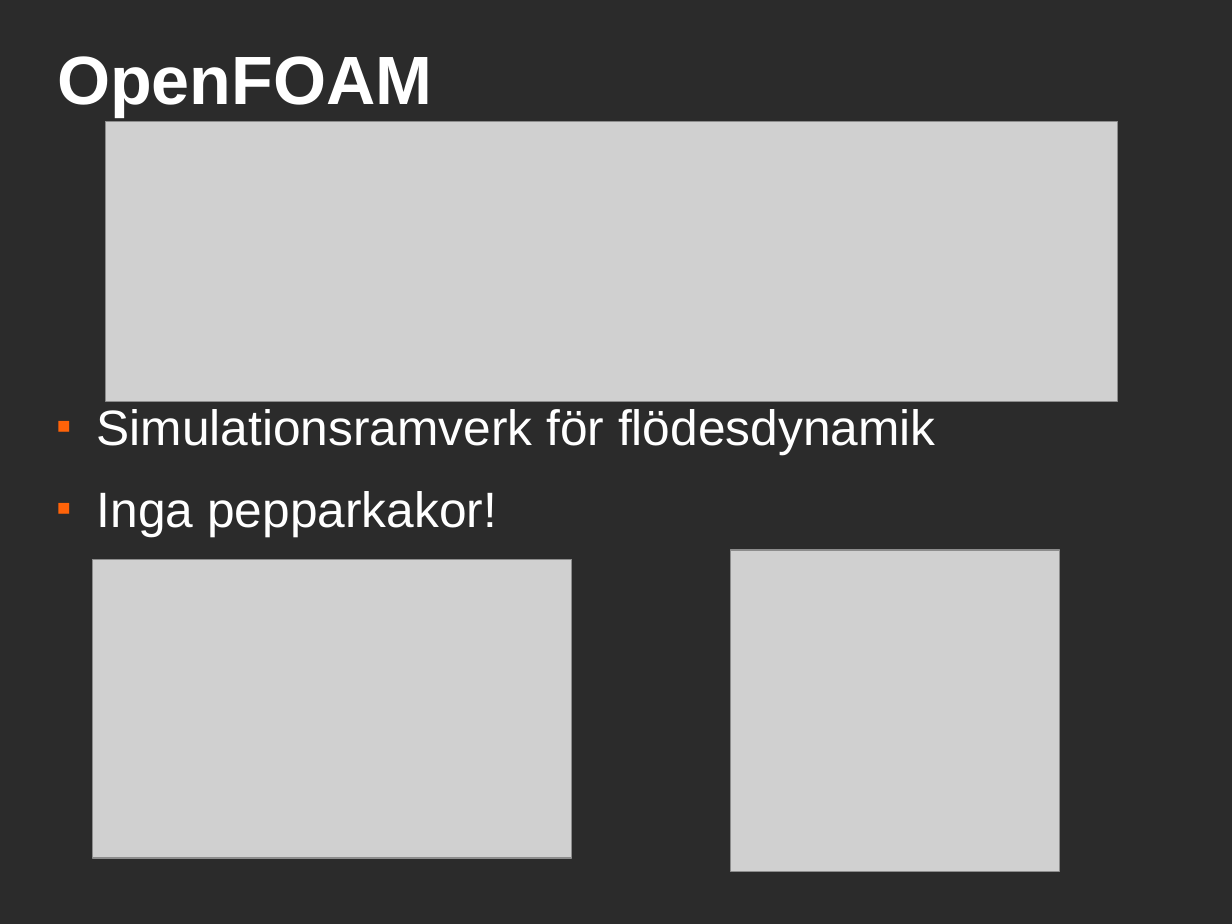
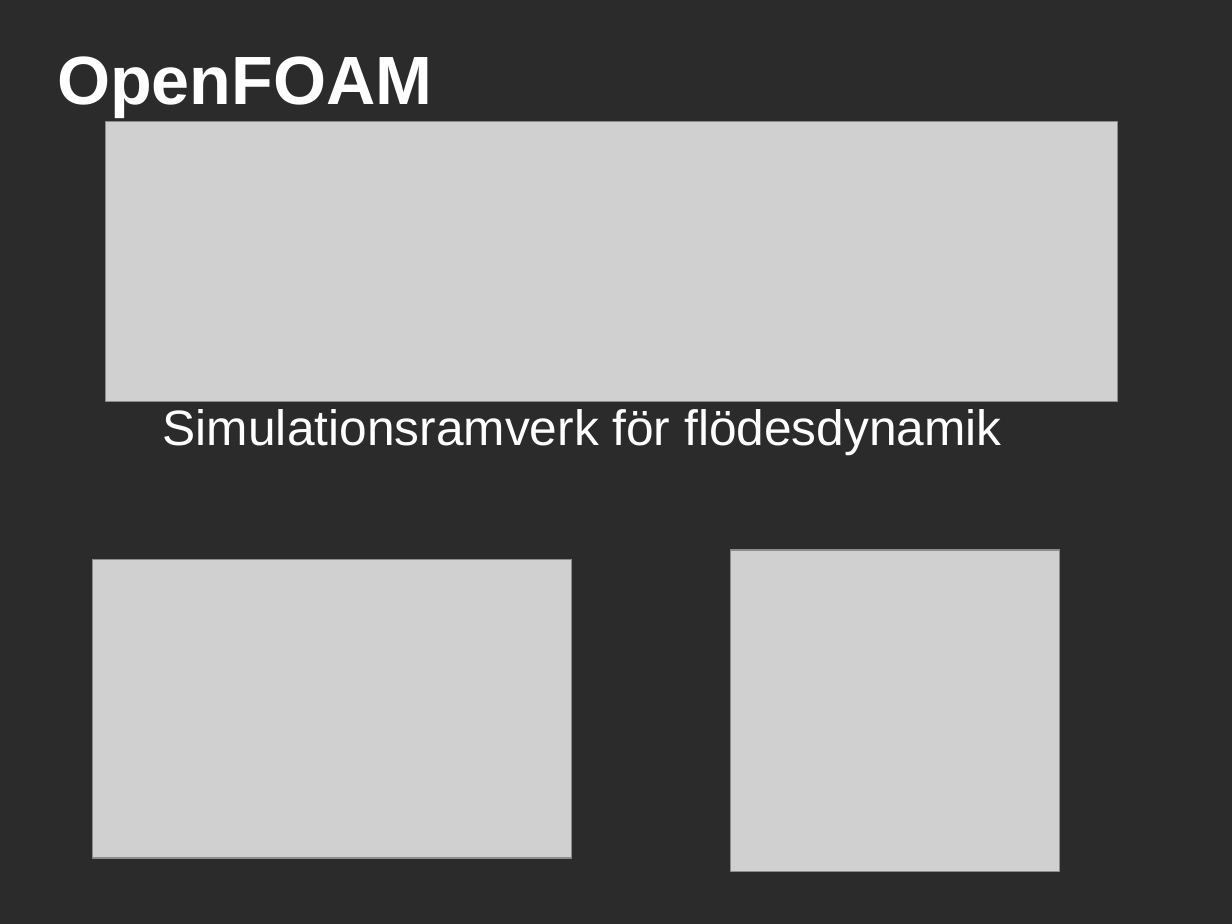
Before and after one commit to saifthe1/openfoam-openmp, a slide deck: slide 12 of presentation/pres.odp (slide 14 before the commit). Drawn at 1232x924 pixels with LibreOffice and Linux fonts; fonts in the diff are those of the drawing; grey boxes stand for pictures; background and template pictures are left out; a plain dark background stands for a picture behind light text. Boxes give left, top, right and bottom in pixels: in the first picture for what was removed or moved away, otherwise in the second. Text is boxed around its words. In the diff, an @@ line names an element or a change of style, - is before the commit and + after.

```diff
--- a/presentation/pres.odp
+++ b/presentation/pres.odp
@@ text "Simulationsramverk för flödesdynamik" at [163, 409, 1001, 455]: alignment left to centre; bullet ■ to none @@
@@ text at [97, 491, 497, 536]: paragraph removed @@
-■ Inga pepparkakor!
```
Also in this commit, not shown: 3 other slides changed, 1 slide added, 2 slides removed.
